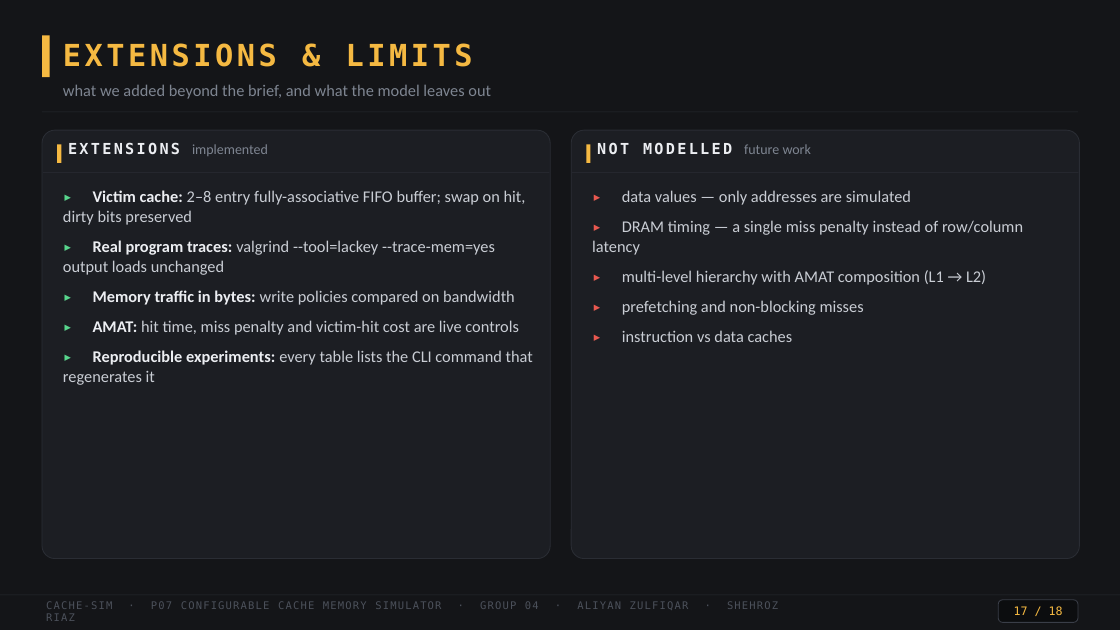
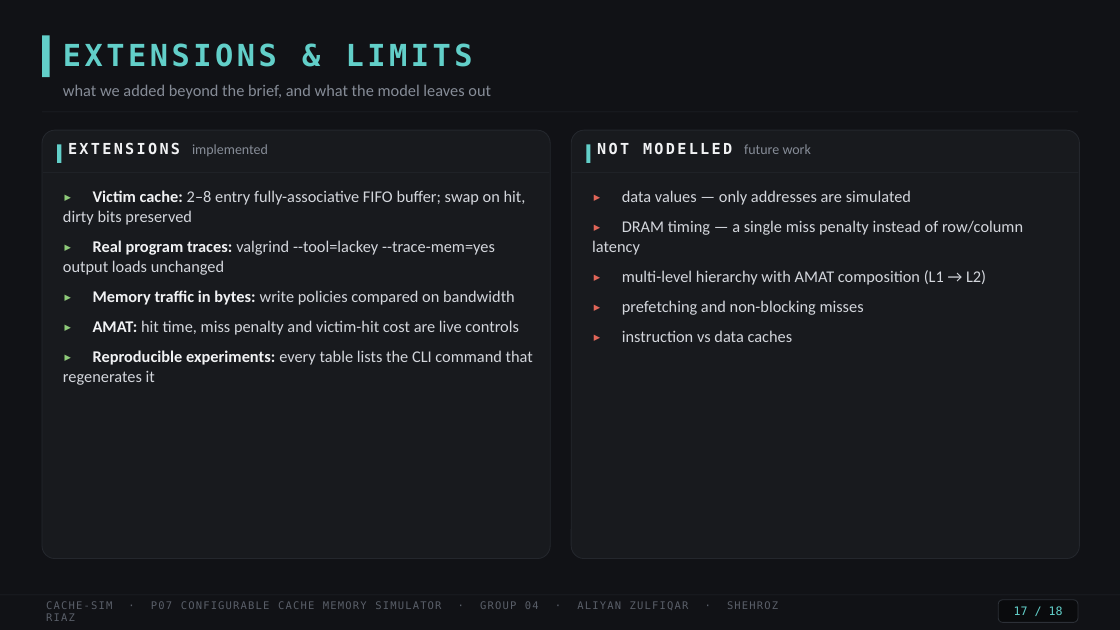
Before and after one commit to zorhehs/coa-lab-group4, a slide deck: slide 17 of docs/slides.pptx. Drawn at 1120x630 pixels with LibreOffice and Linux fonts; fonts in the diff are those of the drawing. Boxes give left, top, right and bottom in pixels: in the first picture for what was removed or moved away, otherwise in the second. Text is boxed around its words. In the diff, an @@ line names an element or a change of style, - is before the commit and + after.

```diff
--- a/docs/slides.pptx
+++ b/docs/slides.pptx
@@ background #141518 to #111216 @@
@@ text "EXTENSIONS & LIMITS" at (63,43,473,67): text colour #F5B942 to #62CFC9 @@
@@ rounded rectangle at (42,130,550,559): fill #1C1E23 to #181A1E; outline #2A2D34 0.75 pt to #24272D 0.75 pt @@
@@ text "EXTENSIONS implemented" at (192,144,268,156): text colour #ECEEF2 to #F1F2F4 in "EXTENSIONS"; text colour #7E8591 to #868C97 in "implemented" @@
@@ rounded rectangle at (571,130,1080,559): fill #1C1E23 to #181A1E; outline #2A2D34 0.75 pt to #24272D 0.75 pt @@
@@ fill #F5B942 to #62CFC9 in 3 elements at (42,35,50,77), (57,145,61,163), (586,145,591,163) @@
@@ text "NOT MODELLED future work" at (744,144,811,154): text colour #ECEEF2 to #F1F2F4 in "NOT MODELLED"; text colour #7E8591 to #868C97 in "future work" @@
@@ text "▸ Victim cache: 2–8 entry ..." at (63,190,533,385): text colour #58D68D to #8FCB7A in "▸", "▸", "▸", "▸" and 1 more places; text colour #ECEEF2 to #F1F2F4 in "Victim cache:", "Real program traces:", "Memory traffic in bytes:", "AMAT:" and 1 more places; text colour #C9CDD4 to #D3D6DC in "2–8 entry fully-associative FIFO buffer; swap on ...", "valgrind --tool=lackey --trace-mem=yes output loads unchange ...", "write policies compared on bandwidth", "hit time, miss penalty and victim-hit cost ..." and 1 more places @@
@@ text "17 / 18" at (1014,606,1063,615): text colour #F5B942 to #62CFC9 @@
@@ rounded rectangle at (998,600,1078,623): fill #0C0D0F to #0A0B0D; outline #3A3E48 0.75 pt to #2C3037 0.75 pt @@
```
Also in this commit, not shown: 17 other slides changed, 12 other files.
